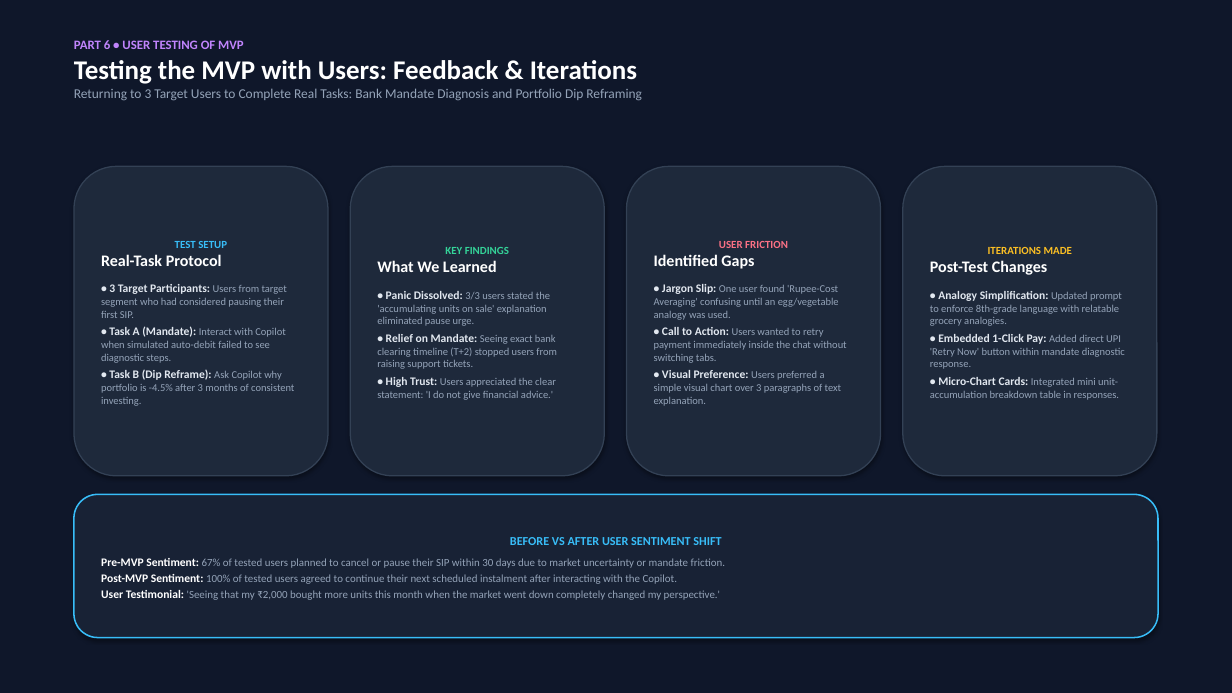
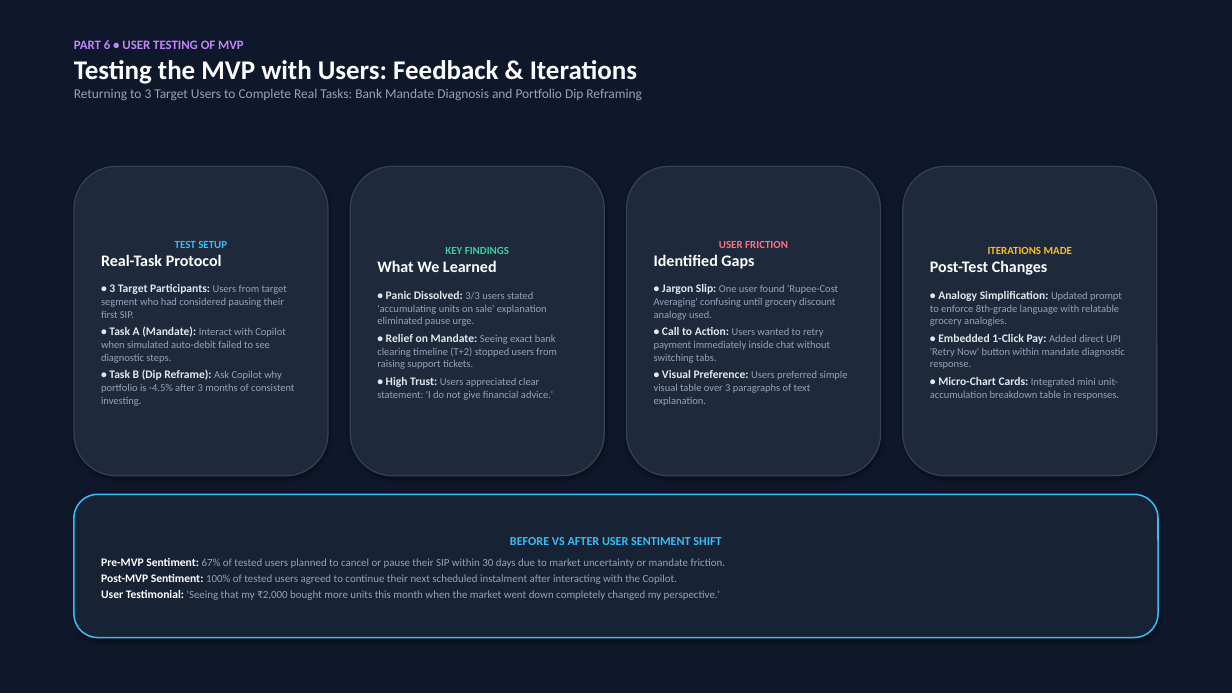
Before and after one commit to aakswetaray-crypto/indmoney-sip-discovery, a slide deck: slide 9 of indmoney_10_slide_final_deck.pptx. Drawn at 1232x693 pixels with LibreOffice and Linux fonts; fonts in the diff are those of the drawing. Boxes give left, top, right and bottom in pixels: in the first picture for what was removed or moved away, otherwise in the second. Text is boxed around its words. In the diff, an @@ line names an element or a change of style, - is before the commit and + after.

Commit message:
Incorporate real user survey data (N=7) and update 10-slide deck with empirical findings

```diff
--- a/indmoney_10_slide_final_deck.pptx
+++ b/indmoney_10_slide_final_deck.pptx
@@ text in rounded rectangle at (x1=377, y1=291, x2=547, y2=326): text changed @@
-• Panic Dissolved: 3/3 users stated the 'accumulating units on sale' explanation eliminated pause urge.
+• Panic Dissolved: 3/3 users stated 'accumulating units on sale' explanation eliminated pause urge.
@@ text in rounded rectangle at (x1=654, y1=284, x2=848, y2=406): text changed @@
-• Jargon Slip: One user found 'Rupee-Cost Averaging' confusing until an egg/vegetable analogy was used.
-• Call to Action: Users wanted to retry payment immediately inside the chat without switching tabs.
-• Visual Preference: Users preferred a simple visual chart over 3 paragraphs of text explanation.
+• Jargon Slip: One user found 'Rupee-Cost Averaging' confusing until grocery discount analogy used.
+• Call to Action: Users wanted to retry payment immediately inside chat without switching tabs.
+• Visual Preference: Users preferred simple visual table over 3 paragraphs of text explanation.
@@ text in rounded rectangle at (x1=377, y1=377, x2=553, y2=400): text changed @@
-• High Trust: Users appreciated the clear statement: 'I do not give financial advice.'
+• High Trust: Users appreciated clear statement: 'I do not give financial advice.'
```
Also in this commit, not shown: 9 other slides changed, 3 other files.
